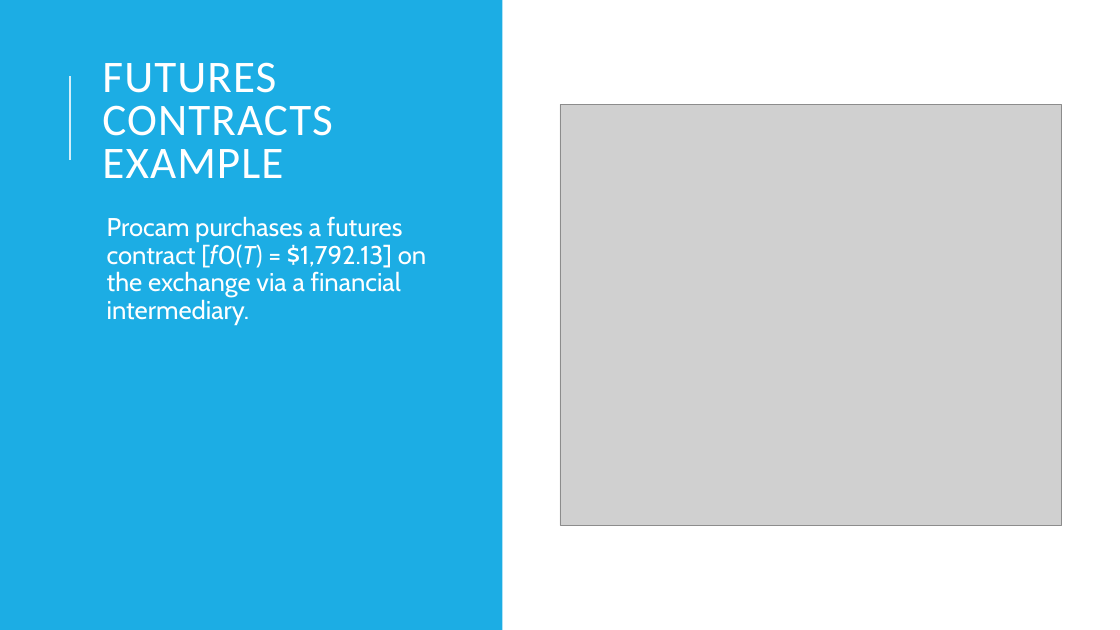
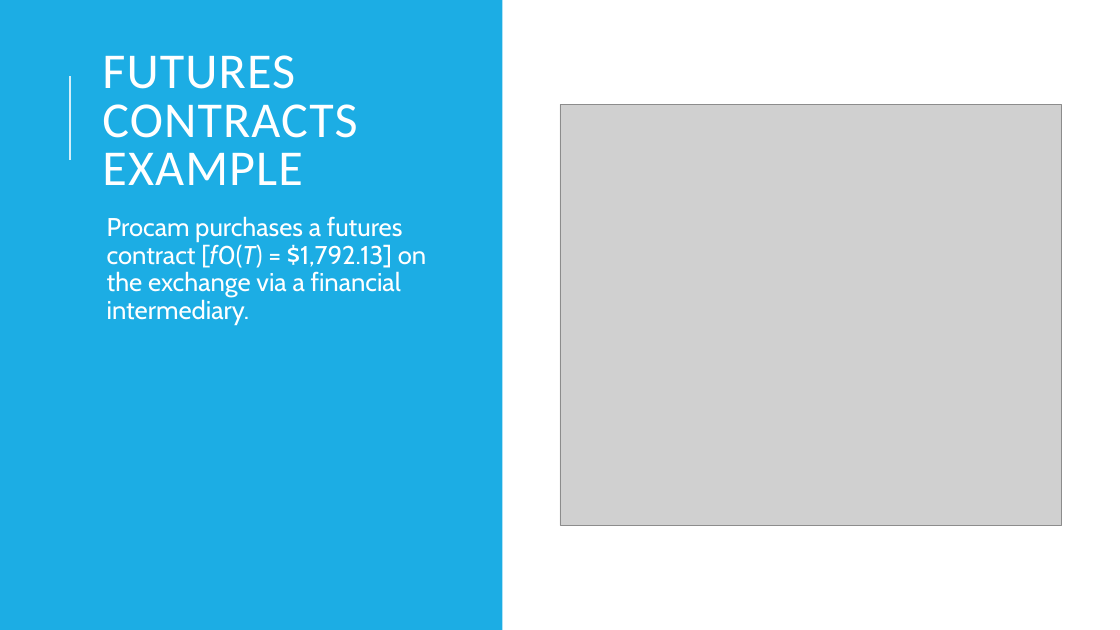
Before and after one commit to Isco0530/data, a slide deck: slide 17 of Derivatives.pptx. Drawn at 1120x630 pixels with LibreOffice and Linux fonts; fonts in the diff are those of the drawing; grey boxes stand for pictures. Boxes give left, top, right and bottom in pixels: in the first picture for what was removed or moved away, otherwise in the second. Text is boxed around its words. In the diff, an @@ line names an element or a change of style, - is before the commit and + after.

```diff
--- a/Derivatives.pptx
+++ b/Derivatives.pptx
@@ title "FUTURES CONTRACTS EXAMPLE" at bbox=[102, 55, 357, 185]: size 38.7 to 43 pt @@
```
Also in this commit, not shown: 7 other slides changed, 1 other file.
